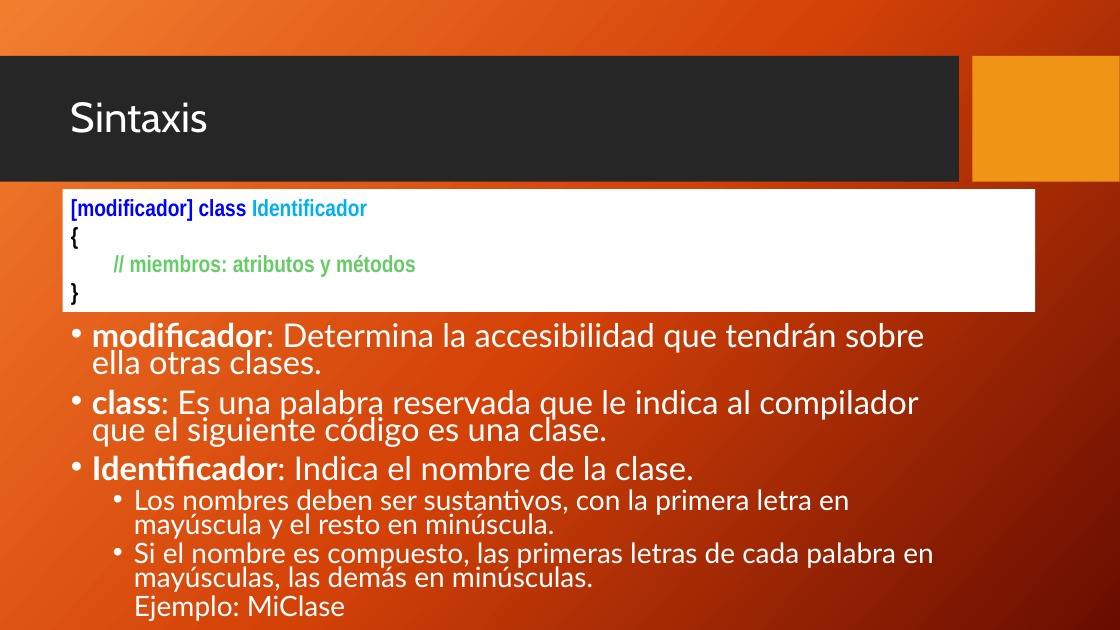
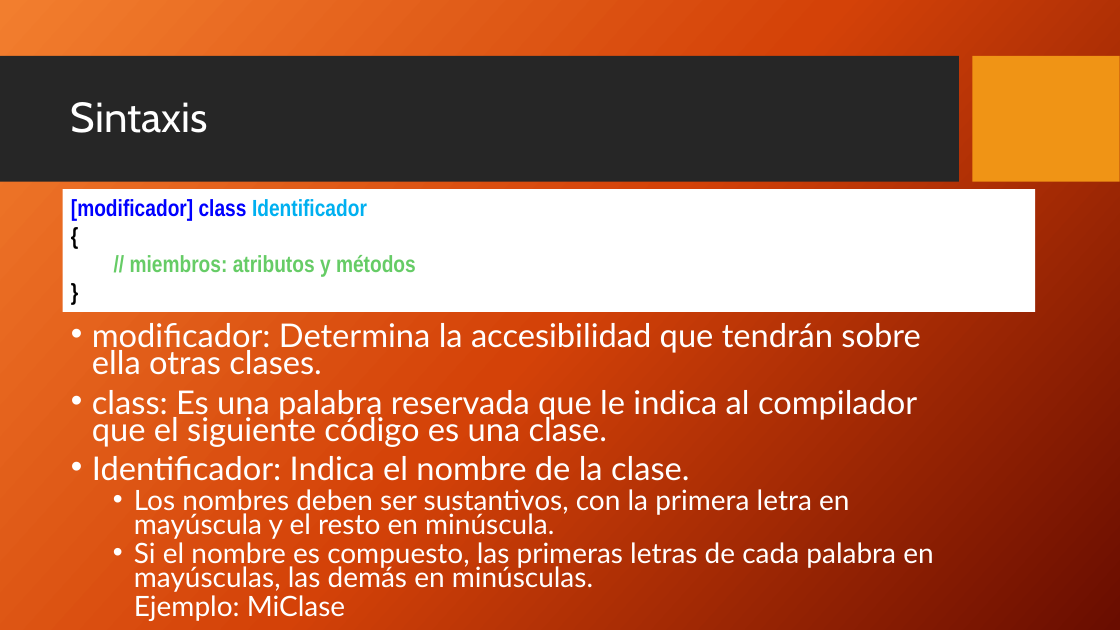
Before and after one commit to FedeDavila1984/utn_prog_y_lab_II, a slide deck: slide 9 of PPTs/ProgramacionII_Clase_02-2018.pptx. Drawn at 1120x630 pixels with LibreOffice and Linux fonts; fonts in the diff are those of the drawing; background and template pictures are left out. Boxes give left, top, right and bottom in pixels: in the first picture for what was removed or moved away, otherwise in the second. Text is boxed around its words. In the diff, an @@ line names an element or a change of style, - is before the commit and + after.

```diff
--- a/PPTs/ProgramacionII_Clase_02-2018.pptx
+++ b/PPTs/ProgramacionII_Clase_02-2018.pptx
@@ text at (x1=92, y1=323, x2=920, y2=481): bold off in "modificador:", "class:", "Identificador:" @@
```
Also in this commit, not shown: 1 other slide changed, 13 slides added, 9 other files.
